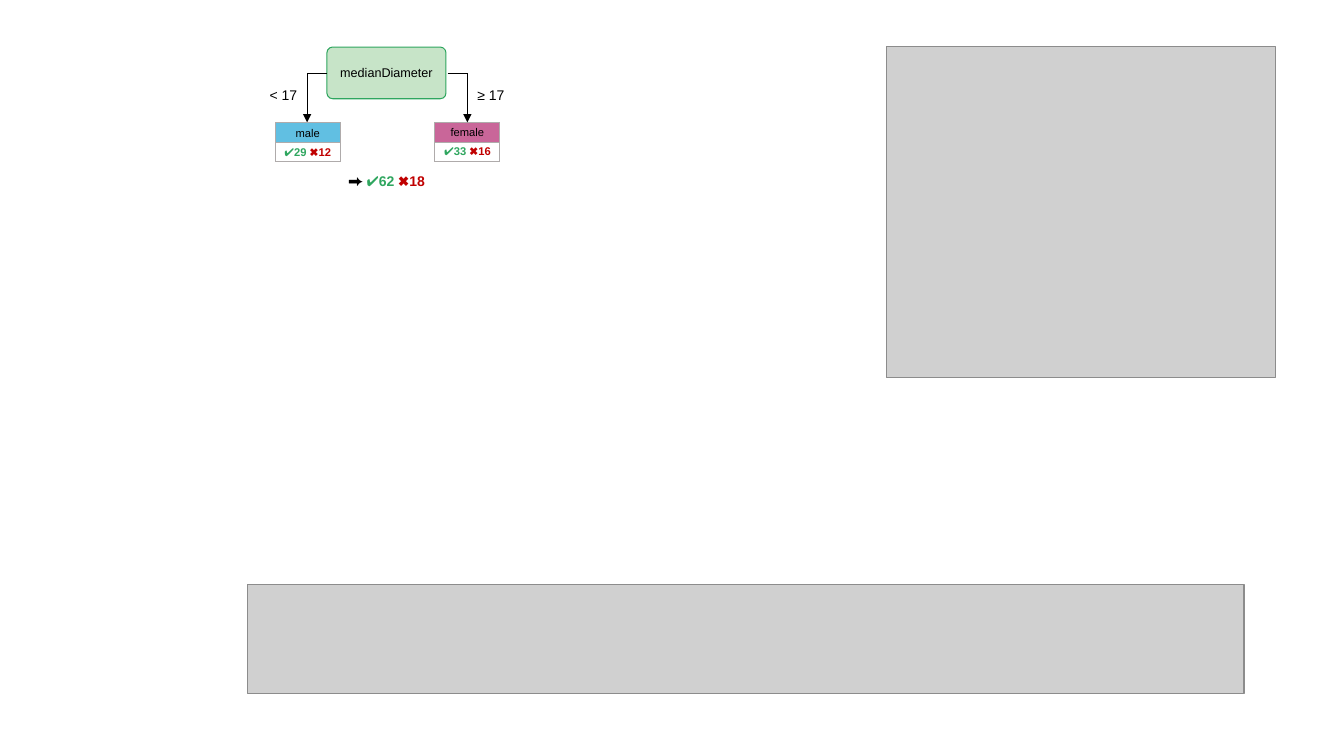
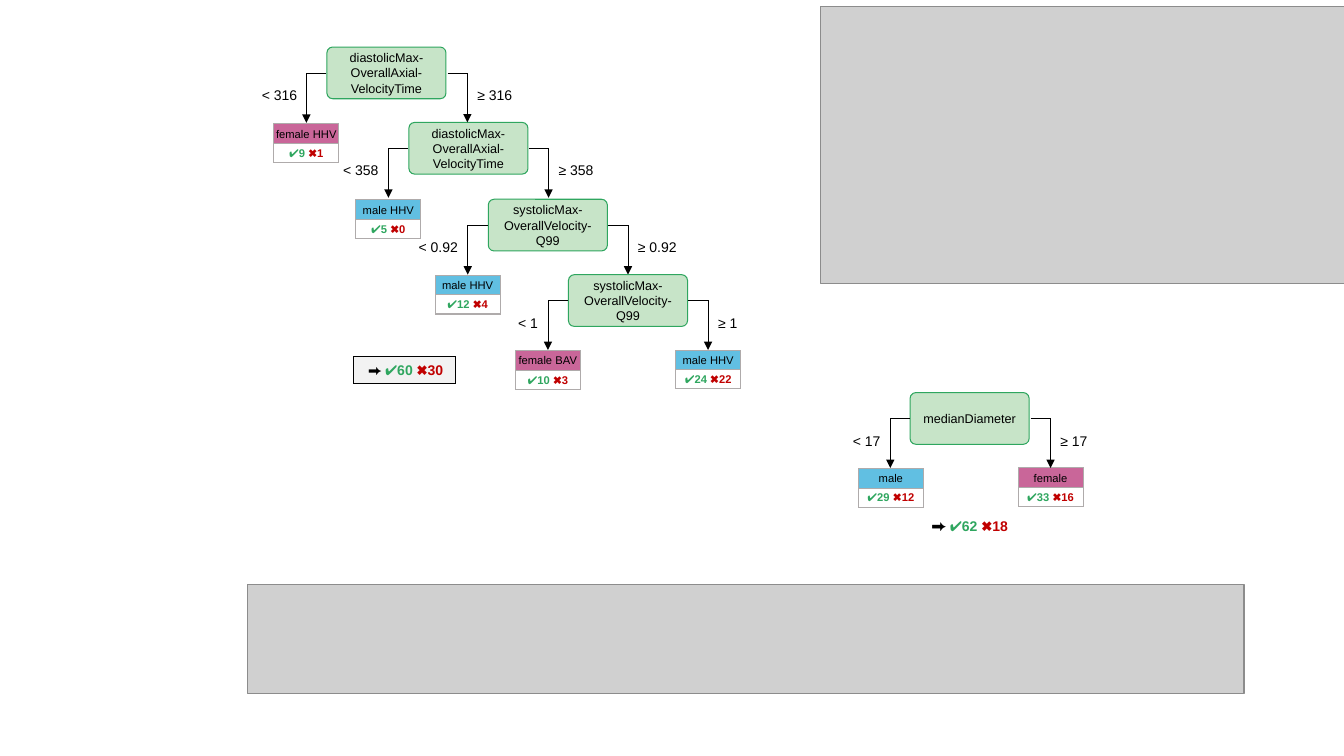
Before and after one commit to AtrayeeNeog/Cardio-Classifier-HIWi, a slide deck: slide 3 of Reports/decision-trees.pptx. Drawn at 1344x756 pixels with LibreOffice and Linux fonts; fonts in the diff are those of the drawing; grey boxes stand for pictures. Boxes give left, top, right and bottom in pixels: in the first picture for what was removed or moved away, otherwise in the second. Text is boxed around its words. In the diff, an @@ line names an element or a change of style, - is before the commit and + after.

```diff
--- a/Reports/decision-trees.pptx
+++ b/Reports/decision-trees.pptx
@@ picture added at box(821, 6, 1344, 283) @@
@@ picture removed at box(886, 46, 1275, 378) @@
@@ elbow arrow (327, 74) - (307, 123): route changed @@
@@ group added at box(274, 47, 741, 390): 11 rectangles, 8 texts, 6 elbow arrows, 4 rounded rectangles @@
+diastolicMax-OverallAxial-VelocityTime
+diastolicMax-OverallAxial-VelocityTime
+✔9 ✖1
+female HHV
+< 316
+≥ 316
+< 358
+≥ 358
+systolicMax-OverallVelocity-Q99
+< 0.92
+≥ 0.92
+✔5 ✖0
+male HHV
+✔12 ✖4
+male HHV
+systolicMax-OverallVelocity-Q99
+< 1
+≥ 1
+✔24 ✖22
+male HHV
+✔10 ✖3
+female BAV
+⮕ ✔60 ✖30
@@ elbow arrow added from (910, 418) to (890, 468), #000000 0.5 pt @@
@@ elbow arrow added from (1031, 418) to (1051, 468), #000000 0.5 pt @@
@@ 4 rectangles, 3 texts, 1 rounded rectangle: place and size @@
-4 rectangles, 3 texts, 1 rounded rectangle at box(275, 47, 505, 186)
+4 rectangles, 3 texts, 1 rounded rectangle at box(859, 393, 1088, 531)
```
Also in this commit, not shown: 2 other slides changed, 2 slides added, 1 slide removed, 14 other files.
